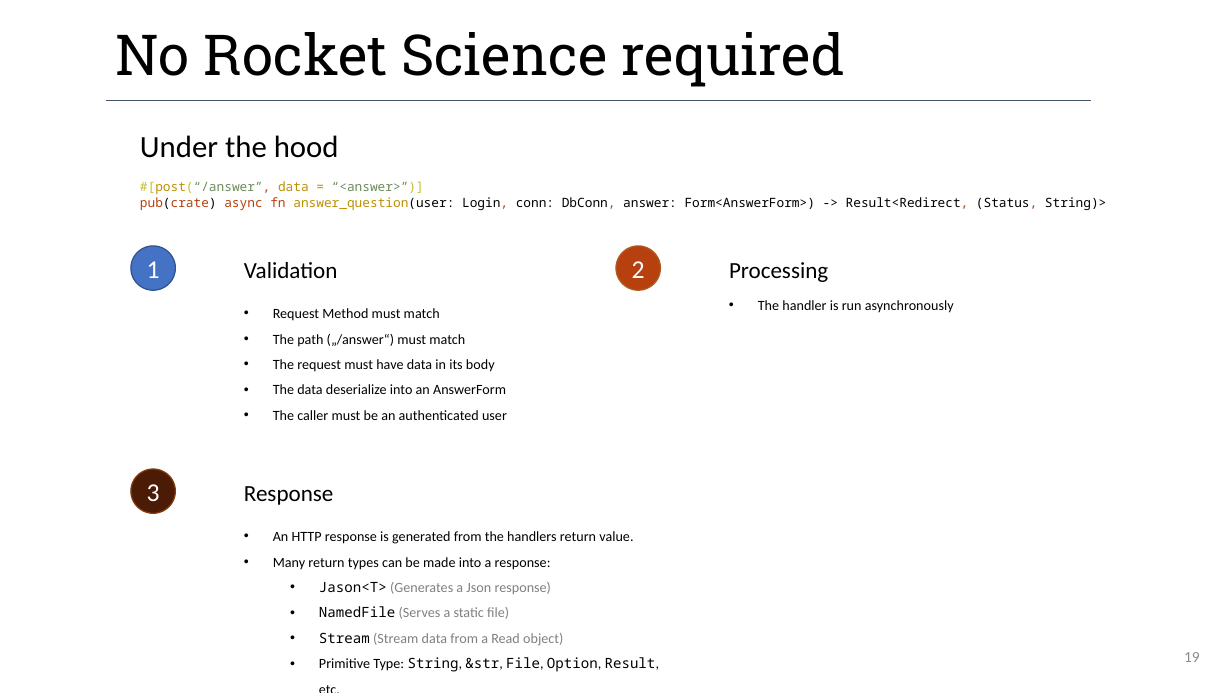
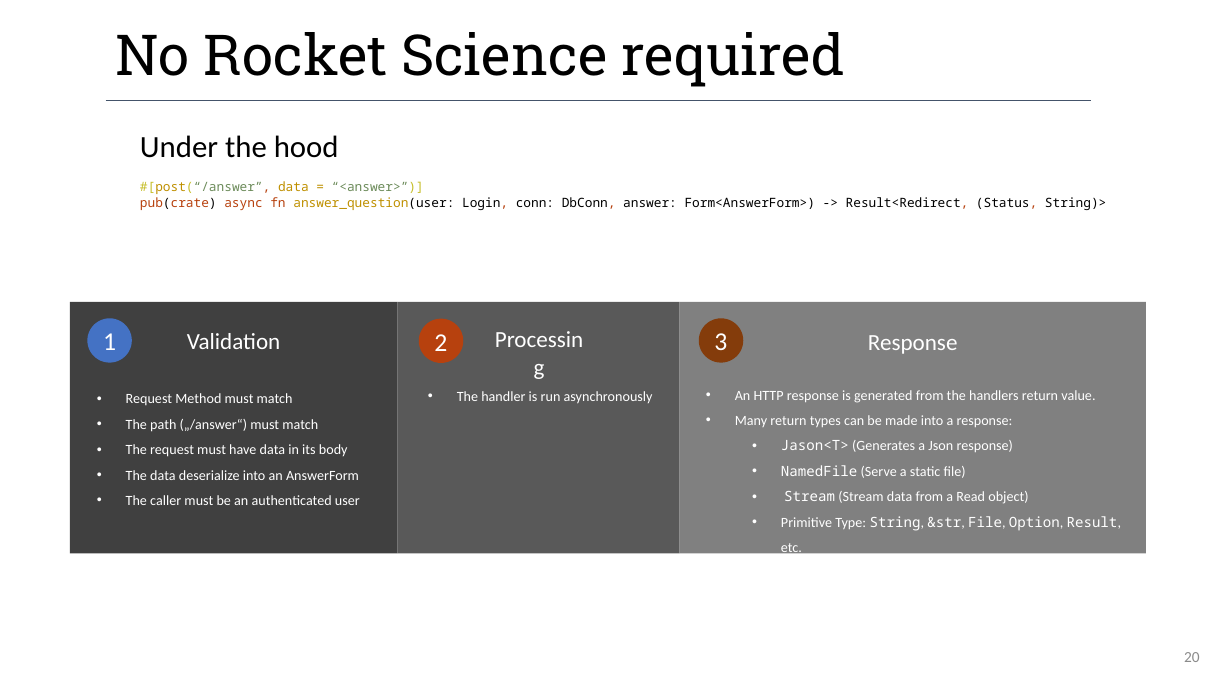
Before and after one commit to FlorianKohn/RustOverflow, a slide deck: slide 20 of talk/Rust Overflow.pptx (slide 19 before the commit). Drawn at 1232x693 pixels with LibreOffice and Linux fonts; fonts in the diff are those of the drawing; background and template pictures are left out. Boxes give left, top, right and bottom in pixels: in the first picture for what was removed or moved away, otherwise in the second. Text is boxed around its words. In the diff, an @@ line names an element or a change of style, - is before the commit and + after.

```diff
--- a/talk/Rust Overflow.pptx
+++ b/talk/Rust Overflow.pptx
@@ rectangle added at (70,302,397,554), fill #404040 @@
@@ ellipse "1": place and size @@
-ellipse "1" at (131,246,176,290)
+ellipse "1" at (88,319,132,363)
@@ ellipse "1" at (88,319,132,363): outline #325491 1 pt to none @@
@@ text "Validation": place and size @@
-text "Validation" at (244,262,338,278)
+text "Validation" at (187,333,281,349)
@@ rectangle added at (397,302,679,554), fill #595959 @@
@@ ellipse "2": place and size @@
-ellipse "2" at (616,246,661,290)
+ellipse "2" at (419,319,463,363)
@@ ellipse "2" at (419,319,463,363): outline #AF5C24 1 pt to none @@
@@ text "Processing": place and size @@
-text "Processing" at (729,262,828,282)
+text "Processing" at (481,320,598,357)
@@ rectangle added at (679,302,1146,554), fill #808080 @@
@@ ellipse "3": place and size @@
-ellipse "3" at (131,470,176,514)
+ellipse "3" at (699,319,743,363)
@@ ellipse "3" at (699,319,743,363): fill #4C1B06 to #843C0B; outline #843C0B 1 pt to none @@
@@ text colour #000000 to #FFFFFF; alignment left to centre in 3 elements at (187,333,281,349), (481,320,598,357), (868,335,958,354) @@
@@ text "Response": place and size @@
-text "Response" at (244,486,334,505)
+text "Response" at (868,335,958,354)
@@ text "Request Method must match": place and size @@
-text "Request Method must match" at (273,308,507,420)
+text "Request Method must match" at (126,393,360,505)
@@ text "Request Method must match" at (126,393,360,505): text colour #000000 to #FFFFFF @@
@@ text "The handler is run asynchronously" at (457,391,653,404): text colour #000000 to #FFFFFF @@
@@ text "The handler is run asynchronously": place and size @@
-text "The handler is run asynchronously" at (758,300,954,313)
+text "The handler is run asynchronously" at (457,391,653,404)
@@ text "An HTTP response is generated ...": place and size @@
-text "An HTTP response is generated ..." at (273,531,660,672)
+text "An HTTP response is generated ..." at (735,390,1122,531)
@@ text at (735,390,1122,531): text colour #000000 to #FFFFFF in "An HTTP response is generated from the ...", "Many return types can be made into ...", "Jason<T>", "Stream" and 1 more places; text colour #808080 to #FFFFFF in "(Generates a Json response)", "(Stream data from a Read object)" @@
@@ text at (781,465,966,478): text changed; text colour #808080 to #FFFFFF @@
-  • NamedFile (Serves a static file)
+  • NamedFile (Serve a static file)
@@ page number at (1184,652,1200,662): text changed @@
-19
+20
```
Also in this commit, not shown: 18 other slides changed, 1 slide added, 1 other file.
